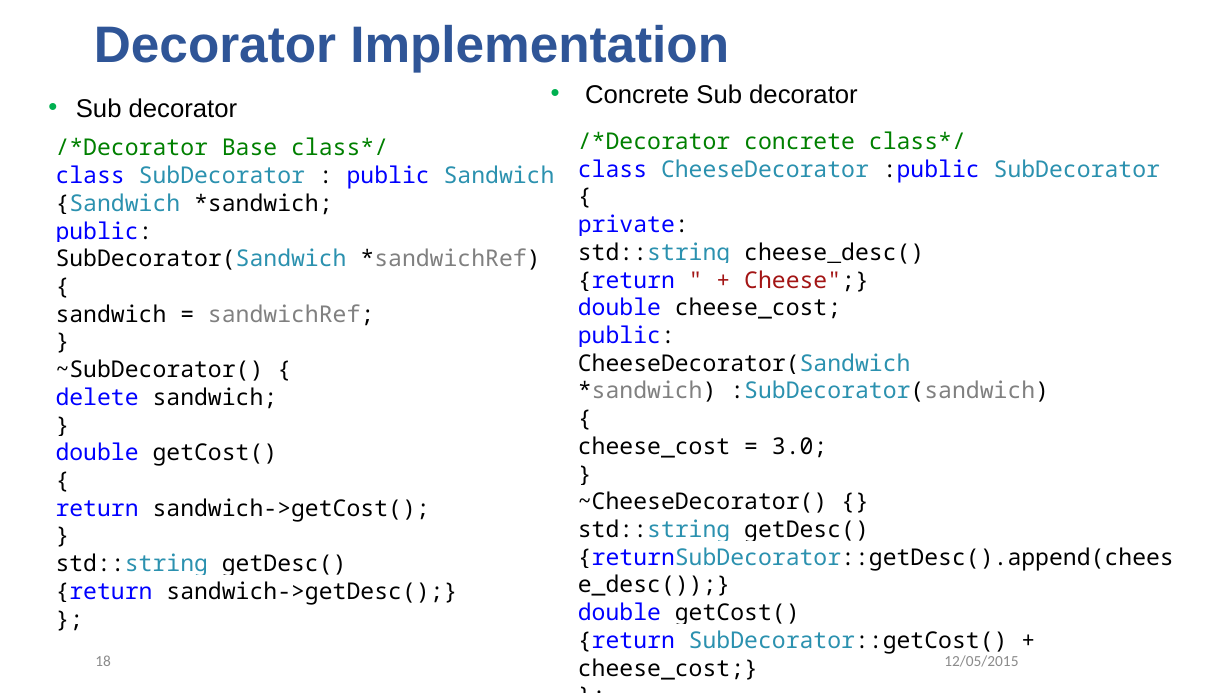
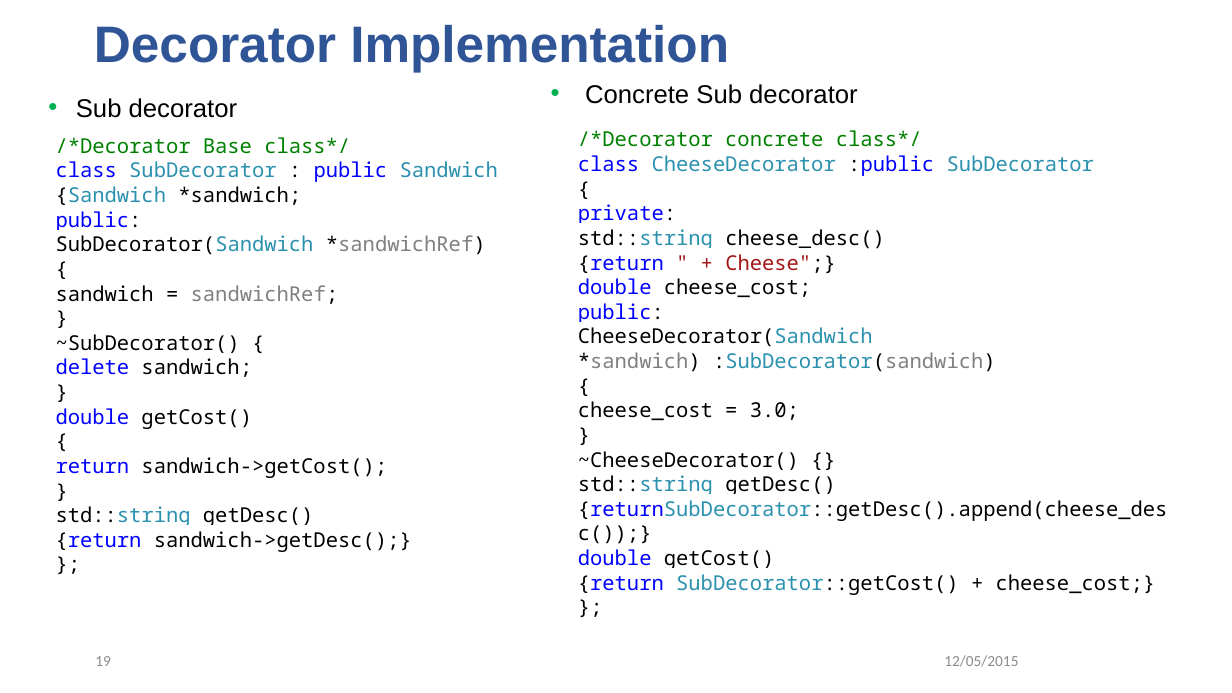
Before and after one commit to sherkarsl/ARTC-Design-Pattern, a slide deck: slide 19 of Design_pattern.pptx (slide 18 before the commit). Drawn at 1232x693 pixels with LibreOffice and Linux fonts; fonts in the diff are those of the drawing; background and template pictures are left out. Boxes give left, top, right and bottom in pixels: in the first picture for what was removed or moved away, otherwise in the second. Text is boxed around its words. In the diff, an @@ line names an element or a change of style, - is before the commit and + after.

```diff
--- a/Design_pattern.pptx
+++ b/Design_pattern.pptx
@@ text "/*Decorator Base class*/" at [56,137,498,552]: size 18 to 16 pt @@
@@ text "/*Decorator concrete class*/" at [578,130,1168,595]: size 18 to 16 pt @@
@@ page number at [95,656,111,666]: text changed @@
-18
+19
```
Also in this commit, not shown: 9 other slides changed, 4 slides added, 20 other files.
